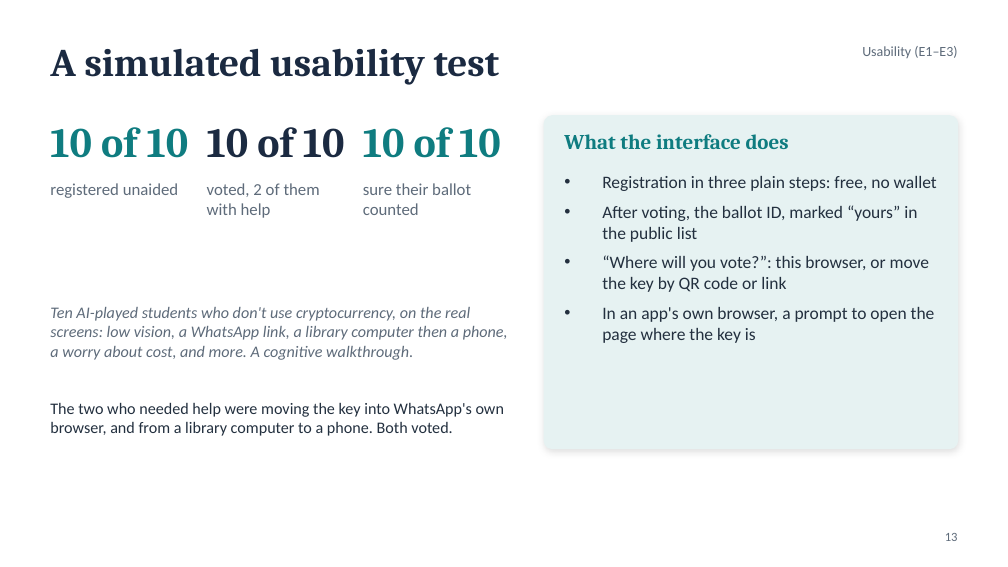
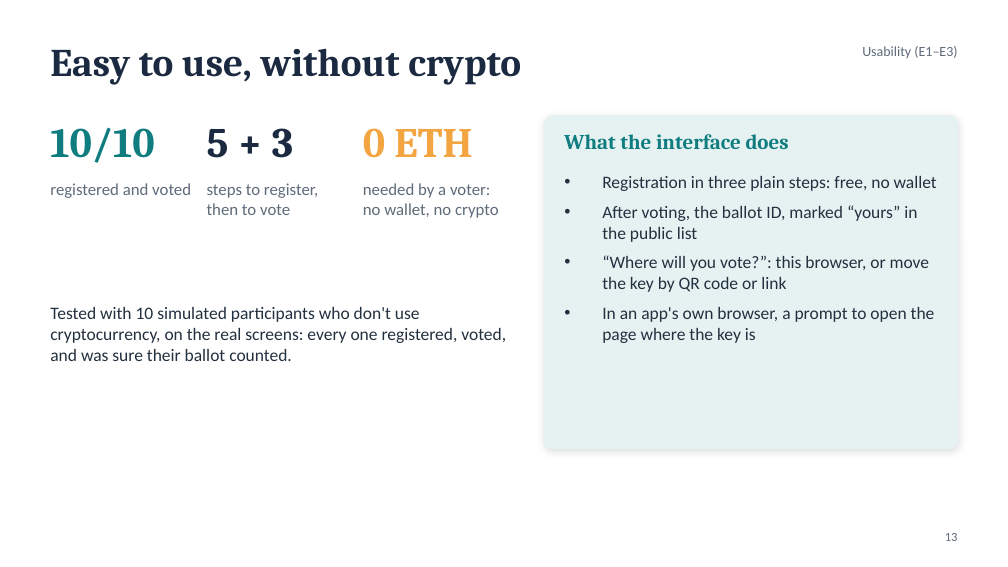
Before and after one commit to Chaitanya-Keyal/decentralized-voting-system, a slide deck: slide 13 of reports/eval2-slides.pptx. Drawn at 1008x567 pixels with LibreOffice and Linux fonts; fonts in the diff are those of the drawing. Boxes give left, top, right and bottom in pixels: in the first picture for what was removed or moved away, otherwise in the second. Text is boxed around its words. In the diff, an @@ line names an element or a change of style, - is before the commit and + after.

```diff
--- a/reports/eval2-slides.pptx
+++ b/reports/eval2-slides.pptx
@@ text at (x1=50, y1=48, x2=521, y2=85): text changed @@
-A simulated usability test
+Easy to use, without crypto
@@ text at (x1=50, y1=128, x2=154, y2=163): text changed @@
-10 of 10
+10/10
@@ text at (x1=207, y1=128, x2=293, y2=158): text changed @@
-10 of 10
+5 + 3
@@ text at (x1=363, y1=128, x2=472, y2=158): text changed; text colour #0F7C80 to #F2A541 @@
-10 of 10
+0 ETH
@@ text at (x1=50, y1=183, x2=191, y2=198): text changed @@
-registered unaided
+registered and voted
@@ text at (x1=207, y1=183, x2=318, y2=215): text changed @@
-voted, 2 of them with help
+steps to register, then to vote
@@ text at (x1=363, y1=183, x2=499, y2=218): text changed @@
-sure their ballot counted
+needed by a voter: no wallet, no crypto
@@ text at (x1=50, y1=307, x2=506, y2=361): text changed; size 11.5 to 12.5 pt; text colour #5E6B7A to #23303F; italic off @@
-Ten AI-played students who don't use cryptocurrency, on the real screens: low vision, a WhatsApp link, a library computer then a phone, a worry about cost, and more. A cognitive walkthrough.
+Tested with 10 simulated participants who don't use cryptocurrency, on the real screens: every one registered, voted, and was sure their ballot counted.
@@ text removed at (x1=50, y1=402, x2=504, y2=436) @@
-The two who needed help were moving the key into WhatsApp's own browser, and from a library computer to a phone. Both voted.
```
Also in this commit, not shown: 4 other slides changed, 1 slide removed, 5 other files.
